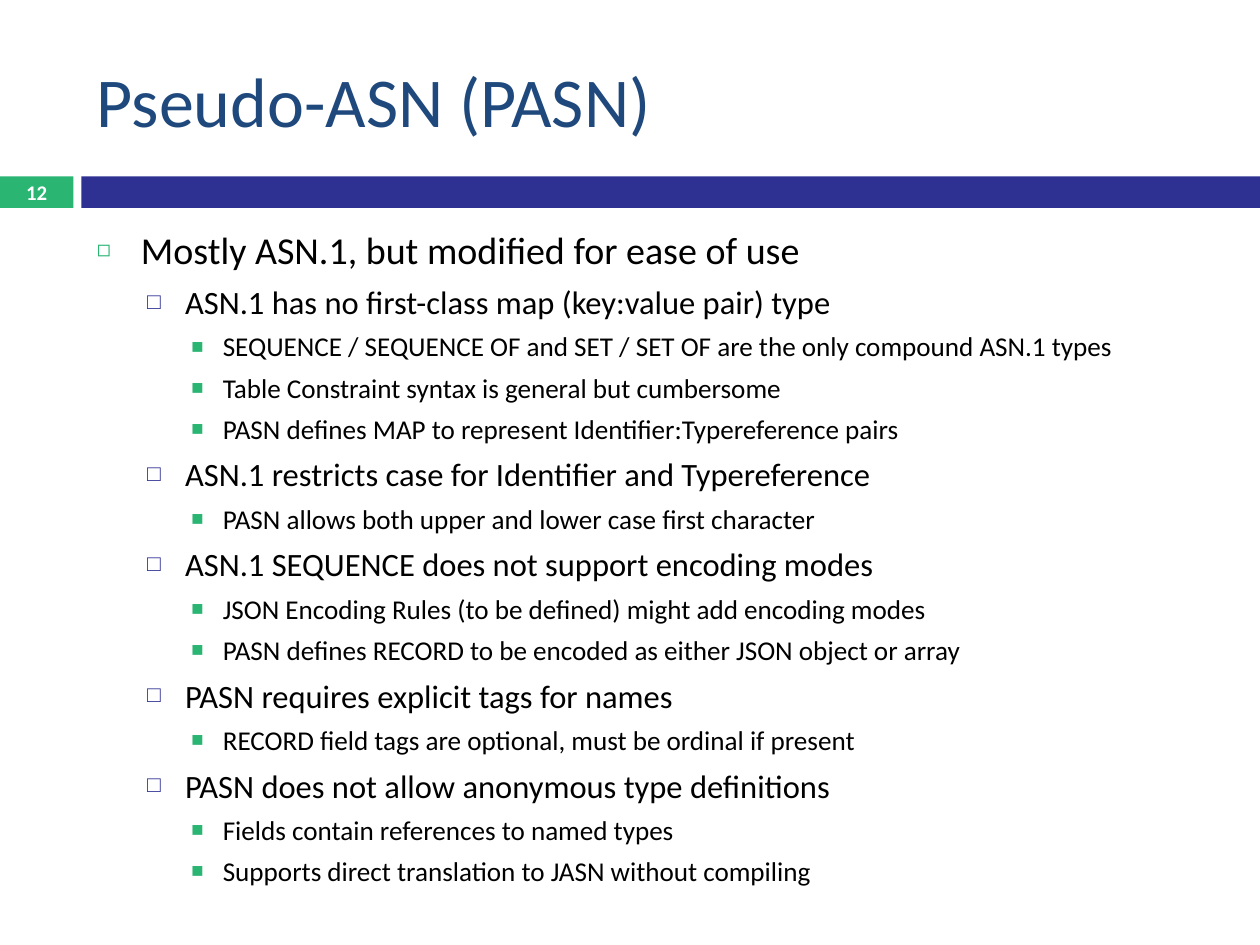
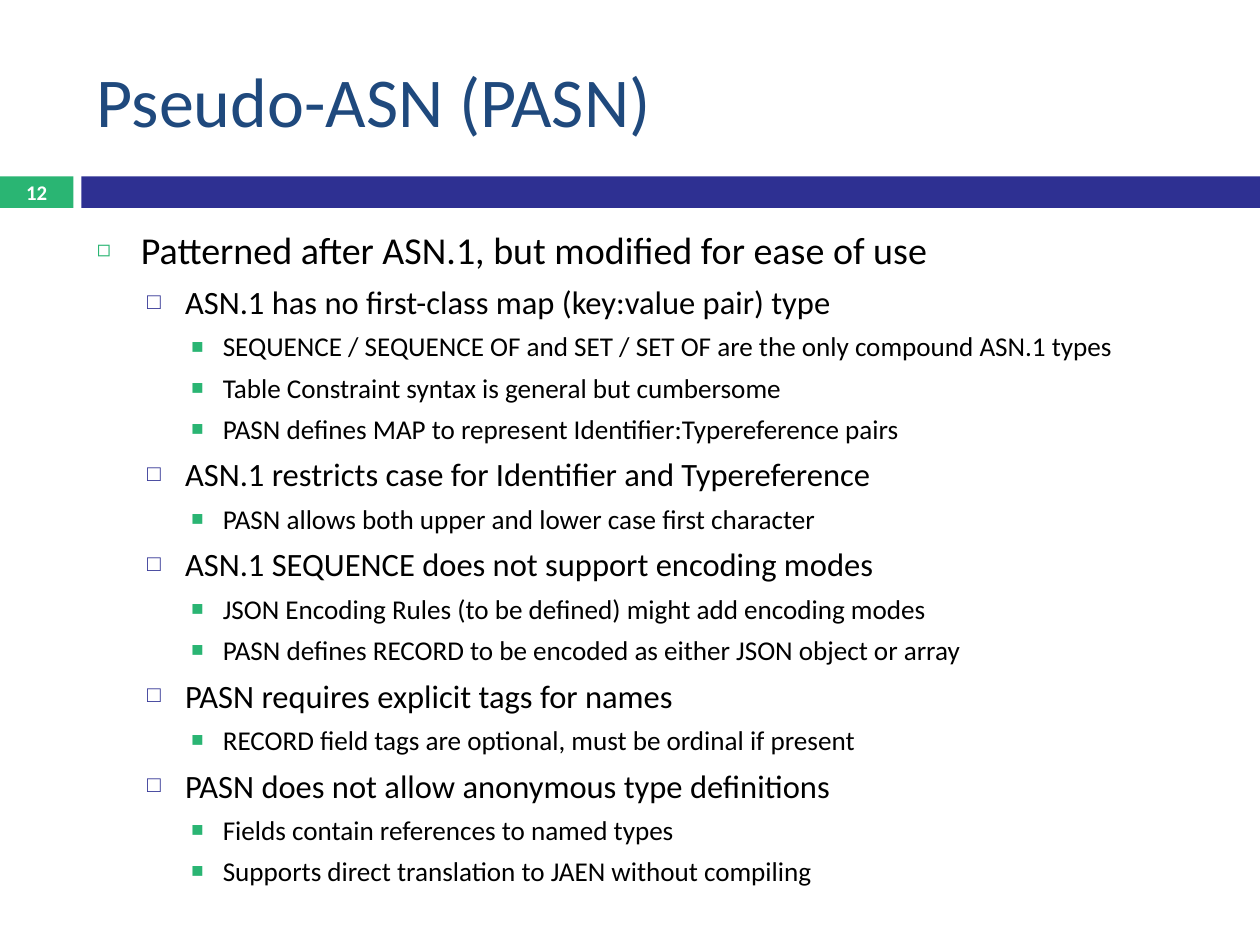
Before and after one commit to OpenC2-org/openc2-org, a slide deck: slide 12 of meetings/2016-09-29/sep/OpenC2 Schema.pptx. Drawn at 1260x945 pixels with LibreOffice and Linux fonts; fonts in the diff are those of the drawing. Boxes give left, top, right and bottom in pixels: in the first picture for what was removed or moved away, otherwise in the second. Text is boxed around its words. In the diff, an @@ line names an element or a change of style, - is before the commit and + after.

```diff
--- a/meetings/2016-09-29/sep/OpenC2 Schema.pptx
+++ b/meetings/2016-09-29/sep/OpenC2 Schema.pptx
@@ text at bbox=[141, 237, 927, 269]: text changed @@
-◻ Mostly ASN.1, but modified for ease of use
+◻ Patterned after ASN.1, but modified for ease of use
@@ text at bbox=[223, 862, 811, 886]: text changed @@
-    ■ Supports direct translation to JASN without compiling
+    ■ Supports direct translation to JAEN without compiling
```
Also in this commit, not shown: 5 other slides changed, 1 other file.
